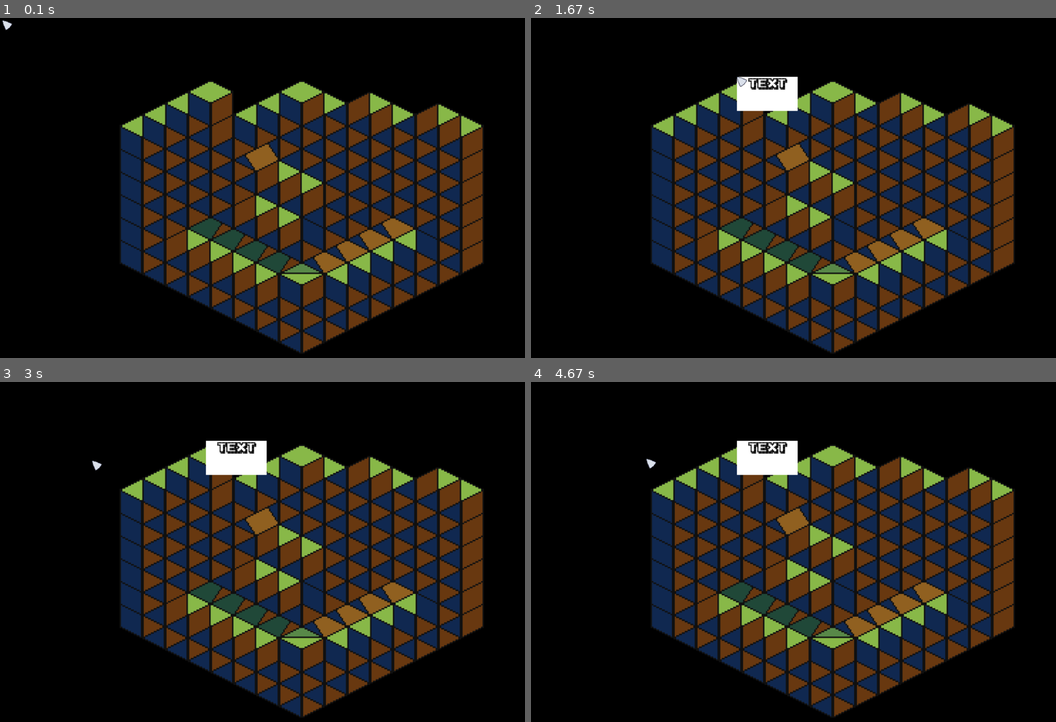
Above: before the commit, frames 1-4 (two rows, left to right).
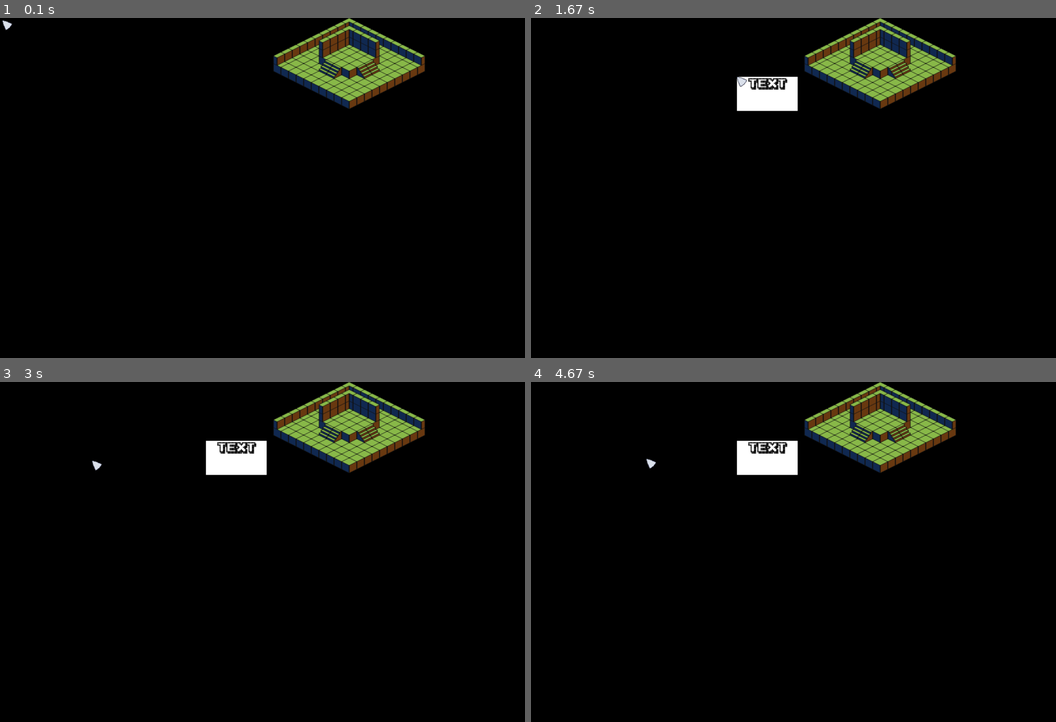
Above: after the commit, the same moments.

Repository: taypexx/Ambisense
Game: LÖVE game, started from main.lua
Two runs of this game, one before a commit and one after it. Both use one fixed random seed, a clock stepped at 60 frames per second and the inputs below.
Inputs (mouse positions are in pixels of both pictures, inside the frame that each line leads up to):
- Up to frame 1 (0.1 s): no input
- Up to frame 2 (1.67 s): click (835, 188) at 0.38 s; click (924, 69) at 0.72 s; click (688, 120) at 1.05 s; right-click (735, 75) at 1.38 s
- Up to frame 3 (3 s): press the mouse at (236, 456) at 1.7 s; move the mouse to (262, 565) at 1.8 s; release the mouse at (288, 677) at 1.93 s; press the mouse at (236, 456) at 2.03 s; move the mouse to (183, 531) at 2.13 s; release the mouse at (136, 606) at 2.27 s; press the mouse at (236, 456) at 2.37 s; move the mouse to (304, 453) at 2.47 s; release the mouse at (367, 453) at 2.6 s; press the mouse at (236, 456) at 2.7 s; move the mouse to (162, 460) at 2.8 s; release the mouse at (89, 460) at 2.93 s
- Up to frame 4 (4.67 s): press the mouse at (767, 456) at 3.03 s; move the mouse to (825, 487) at 3.13 s; release the mouse at (882, 518) at 3.27 s; press the mouse at (767, 456) at 3.37 s; move the mouse to (851, 460) at 3.47 s; release the mouse at (940, 463) at 3.6 s; press the mouse at (767, 456) at 3.7 s; move the mouse to (746, 545) at 3.8 s; release the mouse at (720, 637) at 3.93 s; press the mouse at (767, 456) at 4.03 s; move the mouse to (751, 558) at 4.13 s; release the mouse at (730, 660) at 4.27 s; press the mouse at (767, 456) at 4.37 s; move the mouse to (704, 456) at 4.47 s; release the mouse at (646, 456) at 4.6 s

The runs differ from the first frame. In frame 1, 41% of the frame differs, in the area x 23-93%, y 0-99%; in frame 2, 41%; in frame 3, 41%; in frame 4, 41%.

Commit message:
Fix map rendering

Diff:
--- a/assets/maps/test/test.lua
+++ b/assets/maps/test/test.lua
@@ -4,12 +4,12 @@
   tiledversion = "1.10.2",
   class = "",
   orientation = "isometric",
-  renderorder = "left-up",
-  width = 32,
-  height = 24,
+  renderorder = "right-down",
+  width = 46,
+  height = 38,
   tilewidth = 32,
   tileheight = 16,
-  nextlayerid = 24,
+  nextlayerid = 29,
   nextobjectid = 27,
   properties = {},
   tilesets = {
@@ -48,15 +48,56 @@
       type = "tilelayer",
       x = 0,
       y = 0,
-      width = 32,
-      height = 24,
-      id = 2,
+      width = 46,
+      height = 38,
+      id = 25,
       name = "Tile Layer 1",
       class = "",
       visible = true,
       opacity = 1,
       offsetx = 0,
-      offsety = 192,
+      offsety = 0,
+      parallaxx = 1,
+      parallaxy = 1,
+      properties = {},
+      encoding = "lua",
+      chunks = {
+        {
+          x = 0, y = 0, width = 16, height = 16,
+          data = {
+            1, 1, 1, 1, 1, 1, 1, 1, 1, 1, 0, 0, 0, 0, 0, 0,
+            1, 1, 1, 1, 1, 1, 1, 1, 1, 1, 0, 0, 0, 0, 0, 0,
+            1, 1, 1, 1, 1, 1, 1, 1, 1, 1, 0, 0, 0, 0, 0, 0,
+            1, 1, 1, 1, 1, 1, 1, 1, 1, 1, 0, 0, 0, 0, 0, 0,
+            1, 1, 1, 1, 1, 1, 1, 1, 1, 1, 0, 0, 0, 0, 0, 0,
+            1, 1, 1, 1, 1, 1, 1, 1, 1, 1, 0, 0, 0, 0, 0, 0,
+            1, 1, 1, 1, 1, 1, 1, 1, 1, 1, 0, 0, 0, 0, 0, 0,
+            1, 1, 1, 1, 1, 1, 1, 1, 1, 1, 0, 0, 0, 0, 0, 0,
+            1, 1, 1, 1, 1, 1, 1, 1, 1, 1, 0, 0, 0, 0, 0, 0,
+            1, 1, 1, 1, 1, 1, 1, 1, 1, 1, 0, 0, 0, 0, 0, 0,
+            0, 0, 0, 0, 0, 0, 0, 0, 0, 0, 0, 0, 0, 0, 0, 0,
+            0, 0, 0, 0, 0, 0, 0, 0, 0, 0, 0, 0, 0, 0, 0, 0,
+            0, 0, 0, 0, 0, 0, 0, 0, 0, 0, 0, 0, 0, 0, 0, 0,
+            0, 0, 0, 0, 0, 0, 0, 0, 0, 0, 0, 0, 0, 0, 0, 0,
+            0, 0, 0, 0, 0, 0, 0, 0, 0, 0, 0, 0, 0, 0, 0, 0,
+            0, 0, 0, 0, 0, 0, 0, 0, 0, 0, 0, 0, 0, 0, 0, 0
+          }
+        }
+      }
+    },
+    {
+      type = "tilelayer",
+      x = 0,
+      y = 0,
+      width = 46,
+      height = 38,
+      id = 26,
+      name = "Tile Layer 2",
+      class = "",
+      visible = true,
+      opacity = 1,
+      offsetx = 0,
+      offsety = 0,
       parallaxx = 1,
       parallaxy = 1,
       properties = {},
@@ -72,14 +113,77 @@
             0, 0, 0, 0, 0, 0, 0, 0, 0, 0, 0, 0, 0, 0, 0, 0,
             0, 0, 0, 0, 0, 0, 0, 0, 0, 0, 0, 0, 0, 0, 0, 0,
             0, 0, 0, 0, 0, 0, 0, 0, 0, 0, 0, 0, 0, 0, 0, 0,
-            0, 0, 0, 0, 0, 0, 0, 0, 0, 0, 0, 0, 0, 1, 1, 0,
-            0, 0, 0, 0, 0, 0, 0, 0, 0, 0, 0, 0, 0, 1, 1, 0,
-            0, 0, 0, 0, 0, 0, 0, 0, 0, 0, 0, 0, 0, 1, 1, 0,
-            0, 0, 0, 0, 0, 0, 0, 0, 0, 0, 0, 0, 0, 1, 1, 0,
-            0, 0, 0, 0, 0, 0, 0, 0, 0, 0, 0, 0, 0, 1, 1, 0,
-            0, 0, 0, 0, 0, 0, 0, 0, 0, 0, 0, 0, 1, 1, 1, 0,
-            0, 0, 0, 0, 0, 0, 0, 1, 1, 1, 1, 1, 1, 1, 1, 0,
-            0, 0, 0, 0, 0, 0, 0, 1, 1, 1, 1, 1, 1, 1, 1, 0,
+            0, 0, 0, 0, 0, 0, 0, 0, 0, 0, 0, 0, 0, 0, 0, 0,
+            0, 0, 0, 0, 0, 0, 0, 0, 0, 0, 0, 0, 0, 0, 0, 0,
+            0, 0, 0, 0, 0, 0, 0, 0, 0, 0, 0, 0, 0, 0, 0, 0,
+            0, 0, 0, 0, 0, 0, 0, 0, 0, 0, 0, 0, 0, 0, 0, 0,
+            0, 0, 0, 0, 0, 0, 0, 0, 0, 0, 0, 0, 0, 0, 0, 0,
+            0, 0, 0, 0, 0, 0, 0, 0, 0, 0, 0, 0, 0, 0, 0, 0,
+            0, 0, 0, 0, 0, 0, 0, 0, 0, 0, 0, 0, 0, 0, 0, 0,
+            0, 0, 0, 0, 0, 0, 0, 0, 0, 0, 0, 0, 0, 0, 0, 0,
+            0, 0, 0, 0, 0, 0, 0, 0, 0, 0, 0, 0, 0, 0, 0, 7
+          }
+        },
+        {
+          x = 0, y = -16, width = 16, height = 16,
+          data = {
+            0, 0, 0, 0, 0, 0, 0, 0, 0, 0, 0, 0, 0, 0, 0, 0,
+            0, 0, 0, 0, 0, 0, 0, 0, 0, 0, 0, 0, 0, 0, 0, 0,
+            0, 0, 0, 0, 0, 0, 0, 0, 0, 0, 0, 0, 0, 0, 0, 0,
+            0, 0, 0, 0, 0, 0, 0, 0, 0, 0, 0, 0, 0, 0, 0, 0,
+            0, 0, 0, 0, 0, 0, 0, 0, 0, 0, 0, 0, 0, 0, 0, 0,
+            0, 0, 0, 0, 0, 0, 0, 0, 0, 0, 0, 0, 0, 0, 0, 0,
+            0, 0, 0, 0, 0, 0, 0, 0, 0, 0, 0, 0, 0, 0, 0, 0,
+            0, 0, 0, 0, 0, 0, 0, 0, 0, 0, 0, 0, 0, 0, 0, 0,
+            0, 0, 0, 0, 0, 0, 0, 0, 0, 0, 0, 0, 0, 0, 0, 0,
+            0, 0, 0, 0, 0, 0, 0, 0, 0, 0, 0, 0, 0, 0, 0, 0,
+            0, 0, 0, 0, 0, 0, 0, 0, 0, 0, 0, 0, 0, 0, 0, 0,
+            0, 0, 0, 0, 0, 0, 0, 0, 0, 0, 0, 0, 0, 0, 0, 0,
+            0, 0, 0, 0, 0, 0, 0, 0, 0, 0, 0, 0, 0, 0, 0, 0,
+            0, 0, 0, 0, 0, 0, 0, 0, 0, 0, 0, 0, 0, 0, 0, 0,
+            0, 0, 0, 0, 0, 0, 0, 0, 0, 0, 0, 0, 0, 0, 0, 0,
+            3, 3, 3, 3, 3, 3, 3, 3, 3, 0, 0, 0, 0, 0, 0, 0
+          }
+        },
+        {
+          x = -16, y = 0, width = 16, height = 16,
+          data = {
+            0, 0, 0, 0, 0, 0, 0, 0, 0, 0, 0, 0, 0, 0, 0, 6,
+            0, 0, 0, 0, 0, 0, 0, 0, 0, 0, 0, 0, 0, 0, 0, 6,
+            0, 0, 0, 0, 0, 0, 0, 0, 0, 0, 0, 0, 0, 0, 0, 6,
+            0, 0, 0, 0, 0, 0, 0, 0, 0, 0, 0, 0, 0, 0, 0, 6,
+            0, 0, 0, 0, 0, 0, 0, 0, 0, 0, 0, 0, 0, 0, 0, 6,
+            0, 0, 0, 0, 0, 0, 0, 0, 0, 0, 0, 0, 0, 0, 0, 6,
+            0, 0, 0, 0, 0, 0, 0, 0, 0, 0, 0, 0, 0, 0, 0, 6,
+            0, 0, 0, 0, 0, 0, 0, 0, 0, 0, 0, 0, 0, 0, 0, 6,
+            0, 0, 0, 0, 0, 0, 0, 0, 0, 0, 0, 0, 0, 0, 0, 6,
+            0, 0, 0, 0, 0, 0, 0, 0, 0, 0, 0, 0, 0, 0, 0, 0,
+            0, 0, 0, 0, 0, 0, 0, 0, 0, 0, 0, 0, 0, 0, 0, 0,
+            0, 0, 0, 0, 0, 0, 0, 0, 0, 0, 0, 0, 0, 0, 0, 0,
+            0, 0, 0, 0, 0, 0, 0, 0, 0, 0, 0, 0, 0, 0, 0, 0,
+            0, 0, 0, 0, 0, 0, 0, 0, 0, 0, 0, 0, 0, 0, 0, 0,
+            0, 0, 0, 0, 0, 0, 0, 0, 0, 0, 0, 0, 0, 0, 0, 0,
+            0, 0, 0, 0, 0, 0, 0, 0, 0, 0, 0, 0, 0, 0, 0, 0
+          }
+        },
+        {
+          x = 0, y = 0, width = 16, height = 16,
+          data = {
+            0, 0, 0, 0, 0, 0, 0, 0, 0, 0, 0, 0, 0, 0, 0, 0,
+            0, 0, 0, 0, 0, 0, 0, 0, 0, 0, 0, 0, 0, 0, 0, 0,
+            0, 0, 1, 1, 1, 1, 0, 0, 0, 0, 0, 0, 0, 0, 0, 0,
+            0, 0, 1, 1, 1, 1, 28, 0, 0, 0, 0, 0, 0, 0, 0, 0,
+            0, 0, 1, 1, 1, 1, 28, 0, 0, 0, 0, 0, 0, 0, 0, 0,
+            0, 0, 1, 1, 1, 1, 0, 0, 0, 0, 0, 0, 0, 0, 0, 0,
+            0, 0, 0, 27, 27, 0, 0, 0, 0, 0, 0, 0, 0, 0, 0, 0,
+            0, 0, 0, 0, 0, 0, 0, 0, 0, 0, 0, 0, 0, 0, 0, 0,
+            0, 0, 0, 0, 0, 0, 0, 0, 0, 0, 0, 0, 0, 0, 0, 0,
+            0, 0, 0, 0, 0, 0, 0, 0, 0, 0, 0, 0, 0, 0, 0, 0,
+            0, 0, 0, 0, 0, 0, 0, 0, 0, 0, 0, 0, 0, 0, 0, 0,
+            0, 0, 0, 0, 0, 0, 0, 0, 0, 0, 0, 0, 0, 0, 0, 0,
+            0, 0, 0, 0, 0, 0, 0, 0, 0, 0, 0, 0, 0, 0, 0, 0,
+            0, 0, 0, 0, 0, 0, 0, 0, 0, 0, 0, 0, 0, 0, 0, 0,
+            0, 0, 0, 0, 0, 0, 0, 0, 0, 0, 0, 0, 0, 0, 0, 0,
             0, 0, 0, 0, 0, 0, 0, 0, 0, 0, 0, 0, 0, 0, 0, 0
           }
         }
@@ -89,37 +193,37 @@
       type = "tilelayer",
       x = 0,
       y = 0,
-      width = 32,
-      height = 24,
-      id = 16,
-      name = "Tile Layer 2",
-      class = "",
-      visible = true,
-      opacity = 1,
-      offsetx = 0,
-      offsety = 192,
-      parallaxx = 1,
-      parallaxy = 1,
-      properties = {},
-      encoding = "lua",
-      chunks = {
-        {
-          x = -16, y = -16, width = 16, height = 16,
-          data = {
-            0, 0, 0, 0, 0, 0, 0, 0, 0, 0, 0, 0, 0, 0, 0, 0,
-            0, 0, 0, 0, 0, 0, 0, 0, 0, 0, 0, 0, 0, 0, 0, 0,
-            0, 0, 0, 0, 0, 0, 0, 0, 0, 0, 0, 0, 0, 0, 0, 0,
-            0, 0, 0, 0, 0, 0, 0, 0, 0, 0, 0, 0, 0, 0, 0, 0,
-            0, 0, 0, 0, 0, 0, 0, 0, 0, 0, 0, 0, 0, 0, 0, 0,
-            0, 0, 0, 0, 0, 0, 0, 0, 0, 0, 0, 0, 0, 0, 0, 0,
-            0, 0, 0, 0, 0, 0, 1, 1, 1, 1, 1, 1, 1, 1, 0, 0,
-            0, 0, 0, 0, 0, 0, 1, 1, 1, 1, 1, 18, 0, 0, 0, 0,
-            0, 0, 0, 0, 0, 0, 1, 0, 0, 1, 1, 18, 0, 0, 0, 0,
-            0, 0, 0, 0, 0, 0, 1, 0, 0, 0, 1, 18, 0, 0, 0, 0,
-            0, 0, 0, 0, 0, 0, 1, 1, 1, 1, 1, 18, 0, 0, 0, 0,
-            0, 0, 0, 0, 0, 0, 1, 17, 17, 17, 17, 22, 0, 0, 0, 0,
-            0, 0, 0, 0, 0, 0, 1, 0, 0, 0, 0, 0, 0, 0, 0, 0,
-            0, 0, 0, 0, 0, 0, 1, 0, 0, 0, 0, 0, 0, 0, 0, 0,
+      width = 46,
+      height = 38,
+      id = 27,
+      name = "Tile Layer 3",
+      class = "",
+      visible = true,
+      opacity = 1,
+      offsetx = 0,
+      offsety = 0,
+      parallaxx = 1,
+      parallaxy = 1,
+      properties = {},
+      encoding = "lua",
+      chunks = {
+        {
+          x = 0, y = 0, width = 16, height = 16,
+          data = {
+            0, 0, 0, 0, 0, 0, 0, 0, 0, 0, 0, 0, 0, 0, 0, 0,
+            0, 7, 3, 3, 3, 0, 0, 0, 0, 0, 0, 0, 0, 0, 0, 0,
+            0, 6, 0, 0, 0, 0, 0, 0, 0, 0, 0, 0, 0, 0, 0, 0,
+            0, 6, 0, 0, 0, 0, 0, 0, 0, 0, 0, 0, 0, 0, 0, 0,
+            0, 6, 0, 0, 0, 0, 0, 0, 0, 0, 0, 0, 0, 0, 0, 0,
+            0, 0, 0, 0, 0, 0, 0, 0, 0, 0, 0, 0, 0, 0, 0, 0,
+            0, 0, 0, 0, 0, 0, 0, 0, 0, 0, 0, 0, 0, 0, 0, 0,
+            0, 0, 0, 0, 0, 0, 0, 0, 0, 0, 0, 0, 0, 0, 0, 0,
+            0, 0, 0, 0, 0, 0, 0, 0, 0, 0, 0, 0, 0, 0, 0, 0,
+            0, 0, 0, 0, 0, 0, 0, 0, 0, 0, 0, 0, 0, 0, 0, 0,
+            0, 0, 0, 0, 0, 0, 0, 0, 0, 0, 0, 0, 0, 0, 0, 0,
+            0, 0, 0, 0, 0, 0, 0, 0, 0, 0, 0, 0, 0, 0, 0, 0,
+            0, 0, 0, 0, 0, 0, 0, 0, 0, 0, 0, 0, 0, 0, 0, 0,
+            0, 0, 0, 0, 0, 0, 0, 0, 0, 0, 0, 0, 0, 0, 0, 0,
             0, 0, 0, 0, 0, 0, 0, 0, 0, 0, 0, 0, 0, 0, 0, 0,
             0, 0, 0, 0, 0, 0, 0, 0, 0, 0, 0, 0, 0, 0, 0, 0
           }
@@ -130,156 +234,33 @@
       type = "tilelayer",
       x = 0,
       y = 0,
-      width = 32,
-      height = 24,
-      id = 17,
-      name = "Tile Layer 3",
-      class = "",
-      visible = true,
-      opacity = 1,
-      offsetx = 0,
-      offsety = 192,
-      parallaxx = 1,
-      parallaxy = 1,
-      properties = {},
-      encoding = "lua",
-      chunks = {
-        {
-          x = -16, y = -16, width = 16, height = 16,
-          data = {
-            0, 0, 0, 0, 0, 0, 0, 0, 0, 0, 0, 0, 0, 0, 0, 0,
-            0, 0, 0, 0, 0, 0, 0, 0, 0, 0, 0, 0, 0, 0, 0, 0,
-            0, 0, 0, 0, 0, 0, 0, 0, 0, 0, 0, 0, 0, 0, 0, 0,
-            0, 0, 0, 0, 0, 0, 0, 0, 0, 0, 0, 0, 0, 0, 0, 0,
-            0, 0, 0, 0, 0, 0, 0, 0, 0, 0, 0, 0, 0, 0, 0, 0,
-            0, 0, 0, 0, 0, 1, 1, 1, 1, 1, 1, 1, 1, 0, 0, 0,
-            0, 0, 0, 0, 0, 1, 0, 0, 0, 0, 0, 0, 0, 0, 0, 0,
-            0, 0, 0, 0, 0, 1, 0, 0, 0, 0, 0, 0, 0, 0, 0, 0,
-            0, 0, 0, 0, 0, 1, 1, 1, 1, 0, 0, 0, 0, 0, 0, 0,
-            0, 0, 0, 0, 0, 1, 0, 0, 0, 0, 0, 0, 0, 0, 0, 0,
-            0, 0, 0, 0, 0, 1, 0, 0, 0, 0, 0, 0, 0, 0, 0, 0,
-            0, 0, 0, 0, 0, 1, 0, 0, 0, 0, 0, 0, 0, 0, 0, 0,
-            0, 0, 0, 0, 0, 1, 0, 0, 0, 0, 0, 0, 0, 0, 0, 0,
-            0, 0, 0, 0, 0, 0, 0, 0, 0, 0, 0, 0, 0, 0, 0, 0,
-            0, 0, 0, 0, 0, 0, 0, 0, 0, 0, 0, 0, 0, 0, 0, 0,
-            0, 0, 0, 0, 0, 0, 0, 0, 0, 0, 0, 0, 0, 0, 0, 0
-          }
-        }
-      }
-    },
-    {
-      type = "tilelayer",
-      x = 0,
-      y = 0,
-      width = 32,
-      height = 24,
-      id = 18,
+      width = 46,
+      height = 38,
+      id = 28,
       name = "Tile Layer 4",
       class = "",
       visible = true,
       opacity = 1,
       offsetx = 0,
-      offsety = 192,
-      parallaxx = 1,
-      parallaxy = 1,
-      properties = {},
-      encoding = "lua",
-      chunks = {
-        {
-          x = -16, y = -16, width = 16, height = 16,
-          data = {
-            0, 0, 0, 0, 0, 0, 0, 0, 0, 0, 0, 0, 0, 0, 0, 0,
-            0, 0, 0, 0, 0, 0, 0, 0, 0, 0, 0, 0, 0, 0, 0, 0,
-            0, 0, 0, 0, 0, 0, 0, 0, 0, 0, 0, 0, 0, 0, 0, 0,
-            0, 0, 0, 0, 0, 0, 0, 0, 0, 0, 0, 0, 0, 0, 0, 0,
-            0, 0, 0, 0, 1, 1, 1, 1, 1, 1, 1, 1, 0, 0, 0, 0,
-            0, 0, 0, 0, 1, 0, 0, 0, 0, 0, 0, 0, 0, 0, 0, 0,
-            0, 0, 0, 0, 1, 0, 0, 0, 0, 0, 0, 0, 0, 0, 0, 0,
-            0, 0, 0, 0, 1, 18, 0, 0, 0, 0, 0, 0, 0, 0, 0, 0,
-            0, 0, 0, 0, 1, 0, 0, 0, 0, 0, 0, 0, 0, 0, 0, 0,
-            0, 0, 0, 0, 1, 0, 0, 0, 0, 0, 0, 0, 0, 0, 0, 0,
-            0, 0, 0, 0, 1, 0, 0, 0, 0, 0, 0, 0, 0, 0, 0, 0,
-            0, 0, 0, 0, 1, 0, 0, 0, 0, 0, 0, 0, 0, 0, 0, 0,
-            0, 0, 0, 0, 0, 0, 0, 0, 0, 0, 0, 0, 0, 0, 0, 0,
-            0, 0, 0, 0, 0, 0, 0, 0, 0, 0, 0, 0, 0, 0, 0, 0,
-            0, 0, 0, 0, 0, 0, 0, 0, 0, 0, 0, 0, 0, 0, 0, 0,
-            0, 0, 0, 0, 0, 0, 0, 0, 0, 0, 0, 0, 0, 0, 0, 0
-          }
-        }
-      }
-    },
-    {
-      type = "tilelayer",
-      x = 0,
-      y = 0,
-      width = 32,
-      height = 24,
-      id = 19,
-      name = "Tile Layer 5",
-      class = "",
-      visible = true,
-      opacity = 1,
-      offsetx = 0,
-      offsety = 192,
-      parallaxx = 1,
-      parallaxy = 1,
-      properties = {},
-      encoding = "lua",
-      chunks = {
-        {
-          x = -16, y = -16, width = 16, height = 16,
-          data = {
-            0, 0, 0, 0, 0, 0, 0, 0, 0, 0, 0, 0, 0, 0, 0, 0,
-            0, 0, 0, 0, 0, 0, 0, 0, 0, 0, 0, 0, 0, 0, 0, 0,
-            0, 0, 0, 0, 0, 0, 0, 0, 0, 0, 0, 0, 0, 0, 0, 0,
-            0, 0, 0, 0, 0, 24, 1, 1, 1, 1, 1, 0, 0, 0, 0, 0,
-            0, 0, 0, 0, 0, 0, 0, 0, 0, 0, 0, 0, 0, 0, 0, 0,
-            0, 0, 0, 0, 0, 0, 0, 0, 0, 0, 0, 0, 0, 0, 0, 0,
-            0, 0, 0, 0, 0, 0, 0, 0, 0, 0, 0, 0, 0, 0, 0, 0,
-            0, 0, 0, 1, 0, 0, 0, 0, 0, 0, 0, 0, 0, 0, 0, 0,
-            0, 0, 0, 1, 0, 0, 0, 0, 0, 0, 0, 0, 0, 0, 0, 0,
-            0, 0, 0, 1, 0, 0, 0, 0, 0, 0, 0, 0, 0, 0, 0, 0,
-            0, 0, 0, 1, 0, 0, 0, 0, 0, 0, 0, 0, 0, 0, 0, 0,
-            0, 0, 0, 0, 0, 0, 0, 0, 0, 0, 0, 0, 0, 0, 0, 0,
-            0, 0, 0, 0, 0, 0, 0, 0, 0, 0, 0, 0, 0, 0, 0, 0,
-            0, 0, 0, 0, 0, 0, 0, 0, 0, 0, 0, 0, 0, 0, 0, 0,
-            0, 0, 0, 0, 0, 0, 0, 0, 0, 0, 0, 0, 0, 0, 0, 0,
-            0, 0, 0, 0, 0, 0, 0, 0, 0, 0, 0, 0, 0, 0, 0, 0
-          }
-        }
-      }
-    },
-    {
-      type = "tilelayer",
-      x = 0,
-      y = 0,
-      width = 32,
-      height = 24,
-      id = 20,
-      name = "Tile Layer 6",
-      class = "",
-      visible = true,
-      opacity = 1,
-      offsetx = 0,
-      offsety = 192,
-      parallaxx = 1,
-      parallaxy = 1,
-      properties = {},
-      encoding = "lua",
-      chunks = {
-        {
-          x = -16, y = -16, width = 16, height = 16,
-          data = {
-            0, 0, 0, 0, 0, 0, 0, 0, 0, 0, 0, 0, 0, 0, 0, 0,
-            0, 0, 0, 0, 0, 0, 0, 0, 0, 0, 0, 0, 0, 0, 0, 0,
-            0, 0, 0, 0, 0, 0, 0, 24, 1, 1, 0, 0, 0, 0, 0, 0,
-            0, 0, 0, 0, 0, 0, 0, 0, 0, 0, 0, 0, 0, 0, 0, 0,
-            0, 0, 0, 0, 0, 0, 0, 0, 0, 0, 0, 0, 0, 0, 0, 0,
-            0, 0, 0, 0, 0, 0, 0, 0, 0, 0, 0, 0, 0, 0, 0, 0,
-            0, 0, 1, 0, 0, 0, 0, 0, 0, 0, 0, 0, 0, 0, 0, 0,
-            0, 0, 1, 0, 0, 0, 0, 0, 0, 0, 0, 0, 0, 0, 0, 0,
-            0, 0, 1, 0, 0, 0, 0, 0, 0, 0, 0, 0, 0, 0, 0, 0,
-            0, 0, 1, 0, 0, 0, 0, 0, 0, 0, 0, 0, 0, 0, 0, 0,
+      offsety = 0,
+      parallaxx = 1,
+      parallaxy = 1,
+      properties = {},
+      encoding = "lua",
+      chunks = {
+        {
+          x = 0, y = 0, width = 16, height = 16,
+          data = {
+            7, 3, 3, 3, 0, 0, 0, 0, 0, 0, 0, 0, 0, 0, 0, 0,
+            6, 0, 0, 0, 0, 0, 0, 0, 0, 0, 0, 0, 0, 0, 0, 0,
+            6, 0, 0, 0, 0, 0, 0, 0, 0, 0, 0, 0, 0, 0, 0, 0,
+            6, 0, 0, 0, 0, 0, 0, 0, 0, 0, 0, 0, 0, 0, 0, 0,
+            0, 0, 0, 0, 0, 0, 0, 0, 0, 0, 0, 0, 0, 0, 0, 0,
+            0, 0, 0, 0, 0, 0, 0, 0, 0, 0, 0, 0, 0, 0, 0, 0,
+            0, 0, 0, 0, 0, 0, 0, 0, 0, 0, 0, 0, 0, 0, 0, 0,
+            0, 0, 0, 0, 0, 0, 0, 0, 0, 0, 0, 0, 0, 0, 0, 0,
+            0, 0, 0, 0, 0, 0, 0, 0, 0, 0, 0, 0, 0, 0, 0, 0,
+            0, 0, 0, 0, 0, 0, 0, 0, 0, 0, 0, 0, 0, 0, 0, 0,
             0, 0, 0, 0, 0, 0, 0, 0, 0, 0, 0, 0, 0, 0, 0, 0,
             0, 0, 0, 0, 0, 0, 0, 0, 0, 0, 0, 0, 0, 0, 0, 0,
             0, 0, 0, 0, 0, 0, 0, 0, 0, 0, 0, 0, 0, 0, 0, 0,
--- a/assets/maps/test/test.tmx
+++ b/assets/maps/test/test.tmx
@@ -1,5 +1,5 @@
 <?xml version="1.0" encoding="UTF-8"?>
-<map version="1.10" tiledversion="1.10.2" orientation="isometric" renderorder="left-up" width="32" height="24" tilewidth="32" tileheight="16" infinite="1" nextlayerid="24" nextobjectid="27">
+<map version="1.10" tiledversion="1.10.2" orientation="isometric" renderorder="right-down" width="46" height="38" tilewidth="32" tileheight="16" infinite="1" nextlayerid="29" nextobjectid="27">
  <editorsettings>
   <export target="test.lua" format="lua"/>
  </editorsettings>
@@ -8,7 +8,29 @@
   <grid orientation="isometric" width="32" height="32"/>
   <image source="../../tilemaps/test/test.png" width="256" height="256"/>
  </tileset>
- <layer id="2" name="Tile Layer 1" width="32" height="24" offsetx="0" offsety="192">
+ <layer id="25" name="Tile Layer 1" width="46" height="38">
+  <data encoding="csv">
+   <chunk x="0" y="0" width="16" height="16">
+1,1,1,1,1,1,1,1,1,1,0,0,0,0,0,0,
+1,1,1,1,1,1,1,1,1,1,0,0,0,0,0,0,
+1,1,1,1,1,1,1,1,1,1,0,0,0,0,0,0,
+1,1,1,1,1,1,1,1,1,1,0,0,0,0,0,0,
+1,1,1,1,1,1,1,1,1,1,0,0,0,0,0,0,
+1,1,1,1,1,1,1,1,1,1,0,0,0,0,0,0,
+1,1,1,1,1,1,1,1,1,1,0,0,0,0,0,0,
+1,1,1,1,1,1,1,1,1,1,0,0,0,0,0,0,
+1,1,1,1,1,1,1,1,1,1,0,0,0,0,0,0,
+1,1,1,1,1,1,1,1,1,1,0,0,0,0,0,0,
+0,0,0,0,0,0,0,0,0,0,0,0,0,0,0,0,
+0,0,0,0,0,0,0,0,0,0,0,0,0,0,0,0,
+0,0,0,0,0,0,0,0,0,0,0,0,0,0,0,0,
+0,0,0,0,0,0,0,0,0,0,0,0,0,0,0,0,
+0,0,0,0,0,0,0,0,0,0,0,0,0,0,0,0,
+0,0,0,0,0,0,0,0,0,0,0,0,0,0,0,0
+</chunk>
+  </data>
+ </layer>
+ <layer id="26" name="Tile Layer 2" width="46" height="38">
   <data encoding="csv">
    <chunk x="-16" y="-16" width="16" height="16">
 0,0,0,0,0,0,0,0,0,0,0,0,0,0,0,0,
@@ -18,98 +40,64 @@
 0,0,0,0,0,0,0,0,0,0,0,0,0,0,0,0,
 0,0,0,0,0,0,0,0,0,0,0,0,0,0,0,0,
 0,0,0,0,0,0,0,0,0,0,0,0,0,0,0,0,
-0,0,0,0,0,0,0,0,0,0,0,0,0,1,1,0,
-0,0,0,0,0,0,0,0,0,0,0,0,0,1,1,0,
-0,0,0,0,0,0,0,0,0,0,0,0,0,1,1,0,
-0,0,0,0,0,0,0,0,0,0,0,0,0,1,1,0,
-0,0,0,0,0,0,0,0,0,0,0,0,0,1,1,0,
-0,0,0,0,0,0,0,0,0,0,0,0,1,1,1,0,
-0,0,0,0,0,0,0,1,1,1,1,1,1,1,1,0,
-0,0,0,0,0,0,0,1,1,1,1,1,1,1,1,0,
-0,0,0,0,0,0,0,0,0,0,0,0,0,0,0,0
-</chunk>
-  </data>
- </layer>
- <layer id="16" name="Tile Layer 2" width="32" height="24" offsetx="0" offsety="192">
-  <data encoding="csv">
-   <chunk x="-16" y="-16" width="16" height="16">
 0,0,0,0,0,0,0,0,0,0,0,0,0,0,0,0,
 0,0,0,0,0,0,0,0,0,0,0,0,0,0,0,0,
 0,0,0,0,0,0,0,0,0,0,0,0,0,0,0,0,
 0,0,0,0,0,0,0,0,0,0,0,0,0,0,0,0,
 0,0,0,0,0,0,0,0,0,0,0,0,0,0,0,0,
 0,0,0,0,0,0,0,0,0,0,0,0,0,0,0,0,
-0,0,0,0,0,0,1,1,1,1,1,1,1,1,0,0,
-0,0,0,0,0,0,1,1,1,1,1,18,0,0,0,0,
-0,0,0,0,0,0,1,0,0,1,1,18,0,0,0,0,
-0,0,0,0,0,0,1,0,0,0,1,18,0,0,0,0,
-0,0,0,0,0,0,1,1,1,1,1,18,0,0,0,0,
-0,0,0,0,0,0,1,17,17,17,17,22,0,0,0,0,
-0,0,0,0,0,0,1,0,0,0,0,0,0,0,0,0,
-0,0,0,0,0,0,1,0,0,0,0,0,0,0,0,0,
 0,0,0,0,0,0,0,0,0,0,0,0,0,0,0,0,
-0,0,0,0,0,0,0,0,0,0,0,0,0,0,0,0
+0,0,0,0,0,0,0,0,0,0,0,0,0,0,0,0,
+0,0,0,0,0,0,0,0,0,0,0,0,0,0,0,7
 </chunk>
-  </data>
- </layer>
- <layer id="17" name="Tile Layer 3" width="32" height="24" offsetx="0" offsety="192">
-  <data encoding="csv">
-   <chunk x="-16" y="-16" width="16" height="16">
+   <chunk x="0" y="-16" width="16" height="16">
 0,0,0,0,0,0,0,0,0,0,0,0,0,0,0,0,
 0,0,0,0,0,0,0,0,0,0,0,0,0,0,0,0,
 0,0,0,0,0,0,0,0,0,0,0,0,0,0,0,0,
 0,0,0,0,0,0,0,0,0,0,0,0,0,0,0,0,
 0,0,0,0,0,0,0,0,0,0,0,0,0,0,0,0,
-0,0,0,0,0,1,1,1,1,1,1,1,1,0,0,0,
-0,0,0,0,0,1,0,0,0,0,0,0,0,0,0,0,
-0,0,0,0,0,1,0,0,0,0,0,0,0,0,0,0,
-0,0,0,0,0,1,1,1,1,0,0,0,0,0,0,0,
-0,0,0,0,0,1,0,0,0,0,0,0,0,0,0,0,
-0,0,0,0,0,1,0,0,0,0,0,0,0,0,0,0,
-0,0,0,0,0,1,0,0,0,0,0,0,0,0,0,0,
-0,0,0,0,0,1,0,0,0,0,0,0,0,0,0,0,
-0,0,0,0,0,0,0,0,0,0,0,0,0,0,0,0,
-0,0,0,0,0,0,0,0,0,0,0,0,0,0,0,0,
-0,0,0,0,0,0,0,0,0,0,0,0,0,0,0,0
-</chunk>
-  </data>
- </layer>
- <layer id="18" name="Tile Layer 4" width="32" height="24" offsetx="0" offsety="192">
-  <data encoding="csv">
-   <chunk x="-16" y="-16" width="16" height="16">
 0,0,0,0,0,0,0,0,0,0,0,0,0,0,0,0,
 0,0,0,0,0,0,0,0,0,0,0,0,0,0,0,0,
 0,0,0,0,0,0,0,0,0,0,0,0,0,0,0,0,
 0,0,0,0,0,0,0,0,0,0,0,0,0,0,0,0,
-0,0,0,0,1,1,1,1,1,1,1,1,0,0,0,0,
-0,0,0,0,1,0,0,0,0,0,0,0,0,0,0,0,
-0,0,0,0,1,0,0,0,0,0,0,0,0,0,0,0,
-0,0,0,0,1,18,0,0,0,0,0,0,0,0,0,0,
-0,0,0,0,1,0,0,0,0,0,0,0,0,0,0,0,
-0,0,0,0,1,0,0,0,0,0,0,0,0,0,0,0,
-0,0,0,0,1,0,0,0,0,0,0,0,0,0,0,0,
-0,0,0,0,1,0,0,0,0,0,0,0,0,0,0,0,
+0,0,0,0,0,0,0,0,0,0,0,0,0,0,0,0,
+0,0,0,0,0,0,0,0,0,0,0,0,0,0,0,0,
+0,0,0,0,0,0,0,0,0,0,0,0,0,0,0,0,
+0,0,0,0,0,0,0,0,0,0,0,0,0,0,0,0,
+0,0,0,0,0,0,0,0,0,0,0,0,0,0,0,0,
+0,0,0,0,0,0,0,0,0,0,0,0,0,0,0,0,
+3,3,3,3,3,3,3,3,3,0,0,0,0,0,0,0
+</chunk>
+   <chunk x="-16" y="0" width="16" height="16">
+0,0,0,0,0,0,0,0,0,0,0,0,0,0,0,6,
+0,0,0,0,0,0,0,0,0,0,0,0,0,0,0,6,
+0,0,0,0,0,0,0,0,0,0,0,0,0,0,0,6,
+0,0,0,0,0,0,0,0,0,0,0,0,0,0,0,6,
+0,0,0,0,0,0,0,0,0,0,0,0,0,0,0,6,
+0,0,0,0,0,0,0,0,0,0,0,0,0,0,0,6,
+0,0,0,0,0,0,0,0,0,0,0,0,0,0,0,6,
+0,0,0,0,0,0,0,0,0,0,0,0,0,0,0,6,
+0,0,0,0,0,0,0,0,0,0,0,0,0,0,0,6,
+0,0,0,0,0,0,0,0,0,0,0,0,0,0,0,0,
+0,0,0,0,0,0,0,0,0,0,0,0,0,0,0,0,
+0,0,0,0,0,0,0,0,0,0,0,0,0,0,0,0,
 0,0,0,0,0,0,0,0,0,0,0,0,0,0,0,0,
 0,0,0,0,0,0,0,0,0,0,0,0,0,0,0,0,
 0,0,0,0,0,0,0,0,0,0,0,0,0,0,0,0,
 0,0,0,0,0,0,0,0,0,0,0,0,0,0,0,0
 </chunk>
-  </data>
- </layer>
- <layer id="19" name="Tile Layer 5" width="32" height="24" offsetx="0" offsety="192">
-  <data encoding="csv">
-   <chunk x="-16" y="-16" width="16" height="16">
+   <chunk x="0" y="0" width="16" height="16">
+0,0,0,0,0,0,0,0,0,0,0,0,0,0,0,0,
+0,0,0,0,0,0,0,0,0,0,0,0,0,0,0,0,
+0,0,1,1,1,1,0,0,0,0,0,0,0,0,0,0,
+0,0,1,1,1,1,28,0,0,0,0,0,0,0,0,0,
+0,0,1,1,1,1,28,0,0,0,0,0,0,0,0,0,
+0,0,1,1,1,1,0,0,0,0,0,0,0,0,0,0,
+0,0,0,27,27,0,0,0,0,0,0,0,0,0,0,0,
 0,0,0,0,0,0,0,0,0,0,0,0,0,0,0,0,
 0,0,0,0,0,0,0,0,0,0,0,0,0,0,0,0,
 0,0,0,0,0,0,0,0,0,0,0,0,0,0,0,0,
-0,0,0,0,0,24,1,1,1,1,1,0,0,0,0,0,
 0,0,0,0,0,0,0,0,0,0,0,0,0,0,0,0,
-0,0,0,0,0,0,0,0,0,0,0,0,0,0,0,0,
-0,0,0,0,0,0,0,0,0,0,0,0,0,0,0,0,
-0,0,0,1,0,0,0,0,0,0,0,0,0,0,0,0,
-0,0,0,1,0,0,0,0,0,0,0,0,0,0,0,0,
-0,0,0,1,0,0,0,0,0,0,0,0,0,0,0,0,
-0,0,0,1,0,0,0,0,0,0,0,0,0,0,0,0,
 0,0,0,0,0,0,0,0,0,0,0,0,0,0,0,0,
 0,0,0,0,0,0,0,0,0,0,0,0,0,0,0,0,
 0,0,0,0,0,0,0,0,0,0,0,0,0,0,0,0,
@@ -118,19 +106,41 @@
 </chunk>
   </data>
  </layer>
- <layer id="20" name="Tile Layer 6" width="32" height="24" offsetx="0" offsety="192">
+ <layer id="27" name="Tile Layer 3" width="46" height="38">
   <data encoding="csv">
-   <chunk x="-16" y="-16" width="16" height="16">
+   <chunk x="0" y="0" width="16" height="16">
 0,0,0,0,0,0,0,0,0,0,0,0,0,0,0,0,
-0,0,0,0,0,0,0,0,0,0,0,0,0,0,0,0,
-0,0,0,0,0,0,0,24,1,1,0,0,0,0,0,0,
+0,7,3,3,3,0,0,0,0,0,0,0,0,0,0,0,
+0,6,0,0,0,0,0,0,0,0,0,0,0,0,0,0,
+0,6,0,0,0,0,0,0,0,0,0,0,0,0,0,0,
+0,6,0,0,0,0,0,0,0,0,0,0,0,0,0,0,
 0,0,0,0,0,0,0,0,0,0,0,0,0,0,0,0,
 0,0,0,0,0,0,0,0,0,0,0,0,0,0,0,0,
 0,0,0,0,0,0,0,0,0,0,0,0,0,0,0,0,
-0,0,1,0,0,0,0,0,0,0,0,0,0,0,0,0,
-0,0,1,0,0,0,0,0,0,0,0,0,0,0,0,0,
-0,0,1,0,0,0,0,0,0,0,0,0,0,0,0,0,
-0,0,1,0,0,0,0,0,0,0,0,0,0,0,0,0,
+0,0,0,0,0,0,0,0,0,0,0,0,0,0,0,0,
+0,0,0,0,0,0,0,0,0,0,0,0,0,0,0,0,
+0,0,0,0,0,0,0,0,0,0,0,0,0,0,0,0,
+0,0,0,0,0,0,0,0,0,0,0,0,0,0,0,0,
+0,0,0,0,0,0,0,0,0,0,0,0,0,0,0,0,
+0,0,0,0,0,0,0,0,0,0,0,0,0,0,0,0,
+0,0,0,0,0,0,0,0,0,0,0,0,0,0,0,0,
+0,0,0,0,0,0,0,0,0,0,0,0,0,0,0,0
+</chunk>
+  </data>
+ </layer>
+ <layer id="28" name="Tile Layer 4" width="46" height="38">
+  <data encoding="csv">
+   <chunk x="0" y="0" width="16" height="16">
+7,3,3,3,0,0,0,0,0,0,0,0,0,0,0,0,
+6,0,0,0,0,0,0,0,0,0,0,0,0,0,0,0,
+6,0,0,0,0,0,0,0,0,0,0,0,0,0,0,0,
+6,0,0,0,0,0,0,0,0,0,0,0,0,0,0,0,
+0,0,0,0,0,0,0,0,0,0,0,0,0,0,0,0,
+0,0,0,0,0,0,0,0,0,0,0,0,0,0,0,0,
+0,0,0,0,0,0,0,0,0,0,0,0,0,0,0,0,
+0,0,0,0,0,0,0,0,0,0,0,0,0,0,0,0,
+0,0,0,0,0,0,0,0,0,0,0,0,0,0,0,0,
+0,0,0,0,0,0,0,0,0,0,0,0,0,0,0,0,
 0,0,0,0,0,0,0,0,0,0,0,0,0,0,0,0,
 0,0,0,0,0,0,0,0,0,0,0,0,0,0,0,0,
 0,0,0,0,0,0,0,0,0,0,0,0,0,0,0,0,
--- a/engine/assets/map.lua
+++ b/engine/assets/map.lua
@@ -25,9 +25,8 @@
 function map:draw()
     local dx = game.world.camera.x
     local dy = game.world.camera.y
-    local sx = game.world.camera.scale
-    local sy = game.world.camera.scale
-    self.sti:draw(dx,dy,sx,sy)
+    local sc = game.world.camera.scale
+    self.sti:draw(dx,dy,sc,sc)
 end
 
 --- Initializes all processes happening on the map.
--- a/src/run.lua
+++ b/src/run.lua
@@ -50,6 +50,7 @@
     end)
 
     game.world_handler:load_map("test", main_scene)
-    game.world.camera:to(-300, 220) -- figure out why it needs minus here it's just stupid bruh
-    game.world.camera:zoom(3)
+
+    game.world.camera:to(0,0) -- figure out why it needs minus here it's just stupid bruh
+    game.world.camera:zoom(1)
 end
